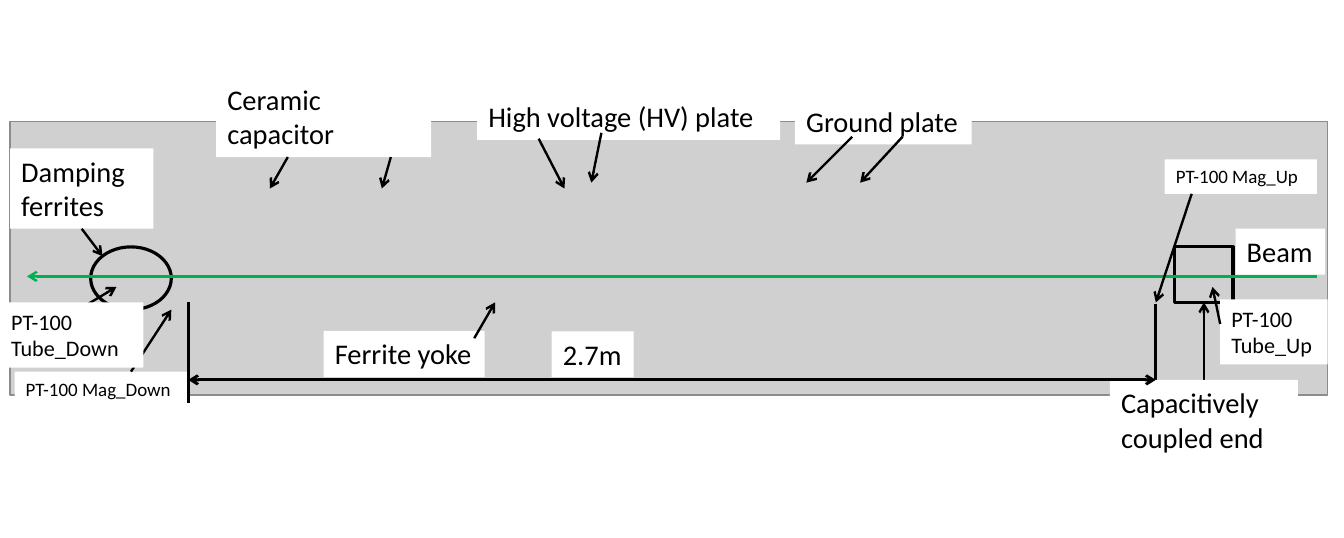
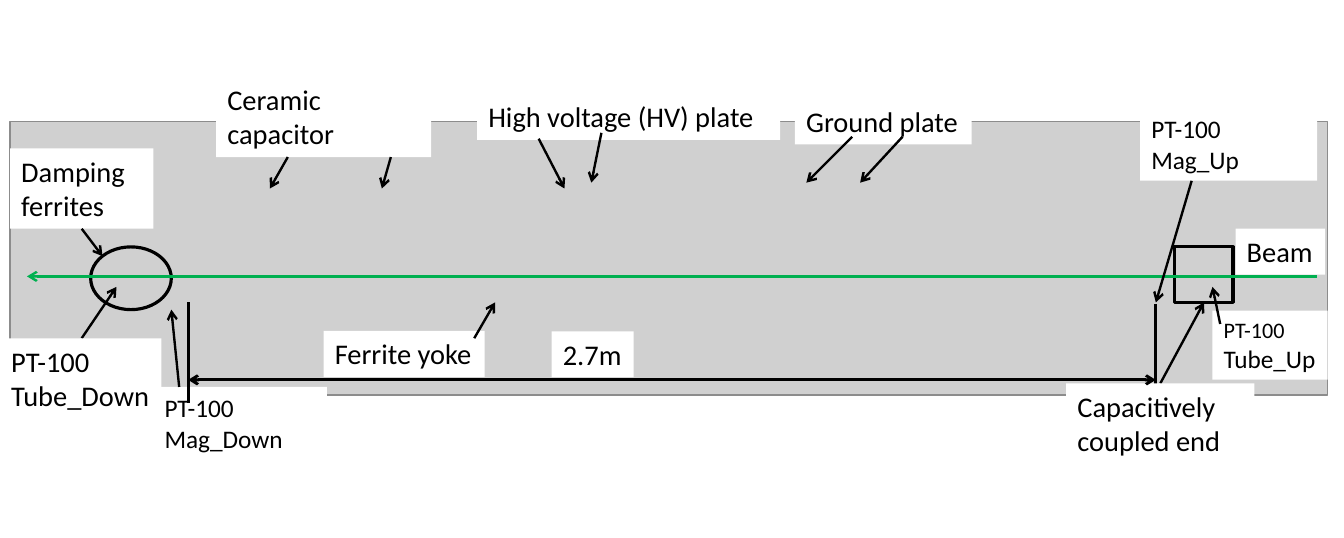
Before and after one commit to Tontonis/IPAC2013, a slide deck: slide 1 of MKICrossSectionYZ.pptx. Drawn at 1344x538 pixels with LibreOffice and Linux fonts; fonts in the diff are those of the drawing; grey boxes stand for pictures. Boxes give left, top, right and bottom in pixels: in the first picture for what was removed or moved away, otherwise in the second. Text is boxed around its words. In the diff, an @@ line names an element or a change of style, - is before the commit and + after.

```diff
--- a/MKICrossSectionYZ.pptx
+++ b/MKICrossSectionYZ.pptx
@@ rectangle "PT-100 Mag_Up": place and size @@
-rectangle "PT-100 Mag_Up" at box(1165, 159, 1318, 193)
+rectangle "PT-100 Mag_Up" at box(1140, 108, 1317, 181)
@@ rectangle "PT-100 Mag_Up" at box(1140, 108, 1317, 181): size 12 to 16 pt @@
@@ arrow moved from (1192, 193) - (1156, 303) to (1192, 181) - (1156, 303) @@
@@ arrow moved from (75, 312) - (116, 287) to (82, 338) - (116, 287) @@
@@ arrow moved from (131, 371) - (172, 310) to (180, 387) - (172, 310) @@
@@ arrow moved from (1204, 380) - (1204, 303) to (1161, 384) - (1204, 303) @@
@@ rectangle "PT-100 Tube_Up": place and size @@
-rectangle "PT-100 Tube_Up" at box(1220, 299, 1328, 364)
+rectangle "PT-100 Tube_Up" at box(1213, 311, 1328, 380)
@@ rectangle "PT-100 Tube_Up" at box(1213, 311, 1328, 380): size 14 to 16 pt in "Tube_Up" @@
@@ rectangle "PT-100 Tube_Down": place and size @@
-rectangle "PT-100 Tube_Down" at box(0, 303, 143, 368)
+rectangle "PT-100 Tube_Down" at box(0, 338, 162, 419)
@@ rectangle "PT-100 Tube_Down" at box(0, 338, 162, 419): size 14 to 18 pt @@
@@ rectangle "PT-100 Mag_Down" at box(154, 387, 328, 460): size 12 to 16 pt @@
@@ rectangle "PT-100 Mag_Down": place and size @@
-rectangle "PT-100 Mag_Down" at box(15, 371, 189, 405)
+rectangle "PT-100 Mag_Down" at box(154, 387, 328, 460)
@@ rectangle "Capacitively coupled end": place and size @@
-rectangle "Capacitively coupled end" at box(1110, 380, 1297, 461)
+rectangle "Capacitively coupled end" at box(1066, 384, 1254, 464)
```
Also in this commit, not shown: 39 other files.
